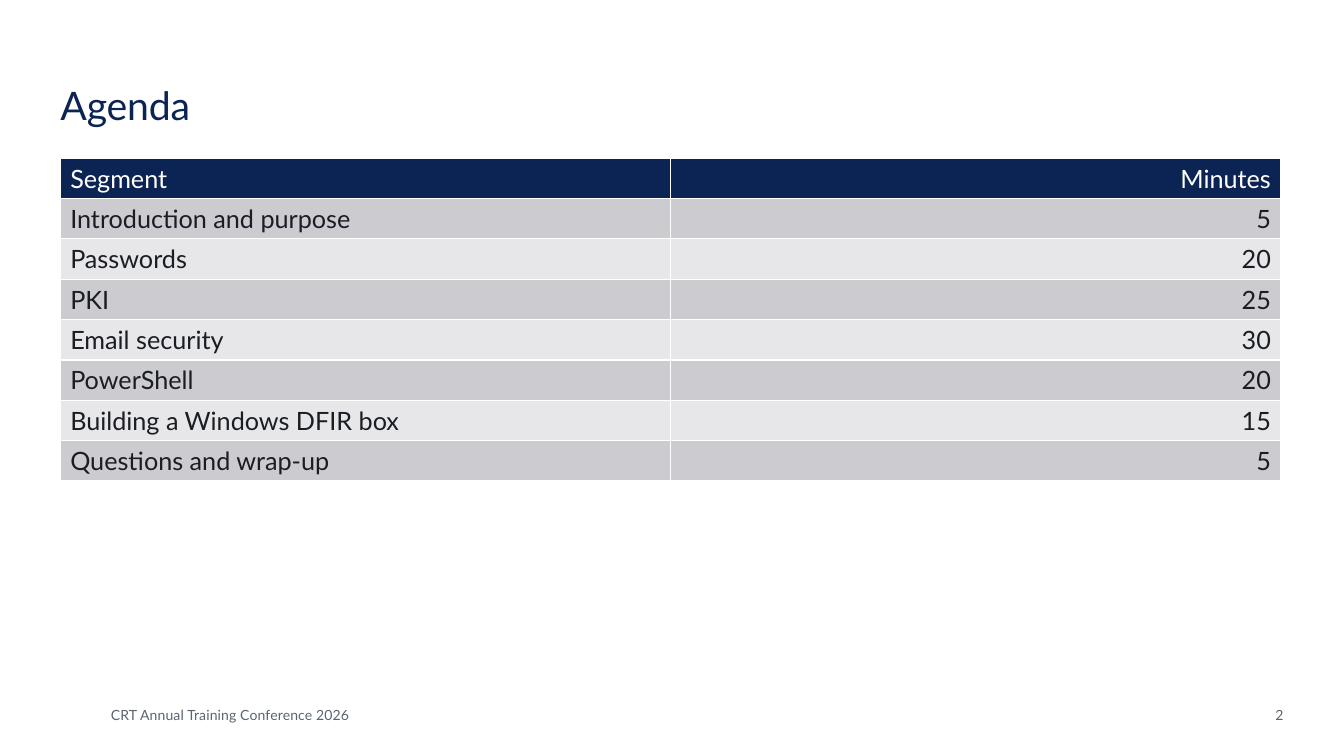
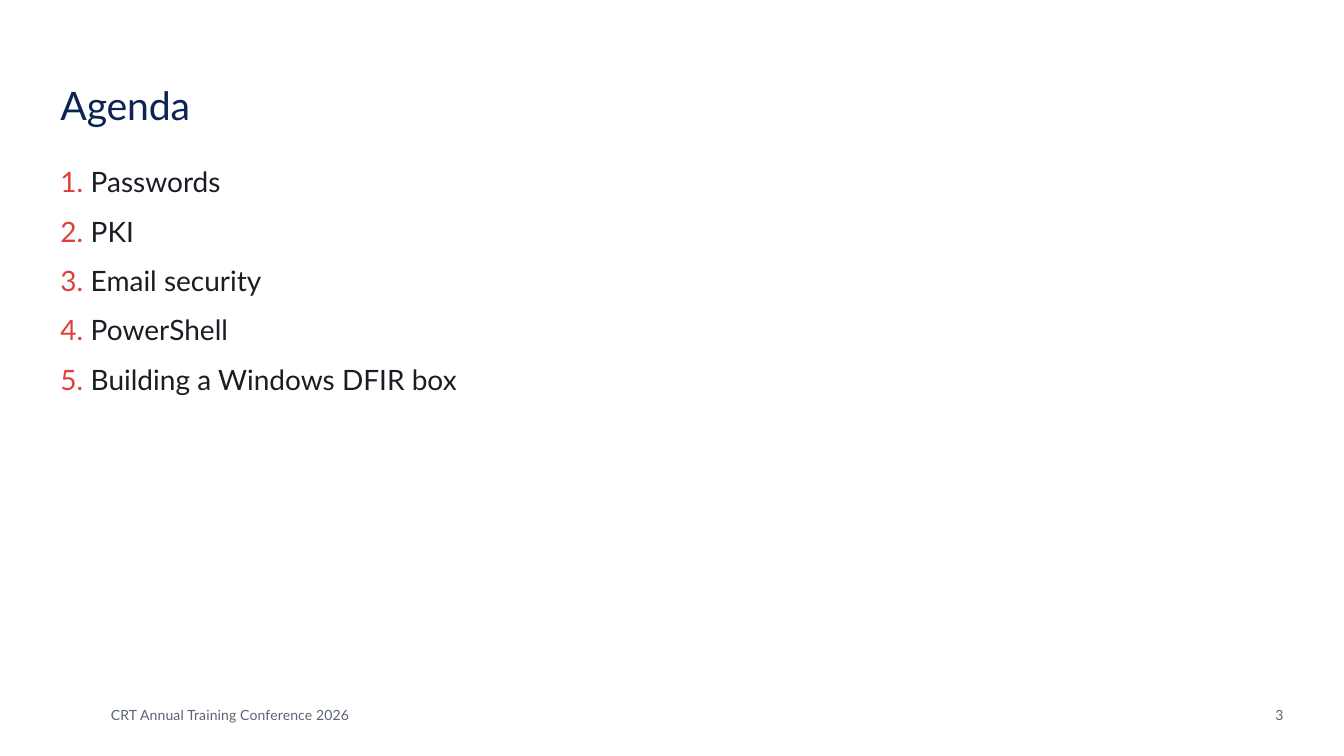
Before and after one commit to dzampino/crt-essentials-2026, a slide deck: slide 3 of docs/files/crt-essentials.pptx (slide 2 before the commit). Drawn at 1344x756 pixels with LibreOffice and Linux fonts; fonts in the diff are those of the drawing; background and template pictures are left out. Boxes give left, top, right and bottom in pixels: in the first picture for what was removed or moved away, otherwise in the second. Text is boxed around its words. In the diff, an @@ line names an element or a change of style, - is before the commit and + after.

```diff
--- a/docs/files/crt-essentials.pptx
+++ b/docs/files/crt-essentials.pptx
@@ table removed at (60,158,1282,665), 8 rows, 2 columns @@
-Segment | Minutes
-Introduction and purpose | 5
-Passwords | 20
-PKI | 25
-Email security | 30
-PowerShell | 20
-Building a Windows DFIR box | 15
-Questions and wrap-up | 5
@@ text added at (91,171,457,395), 20 pt, text #1A1D23 @@
+1. Passwords
+2. PKI
+3. Email security
+4. PowerShell
+5. Building a Windows DFIR box
@@ page number at (1275,710,1283,720): text changed @@
-2
+3
```
Also in this commit, not shown: 14 other slides changed, 2 slides added, 1 slide removed, 27 other files.
